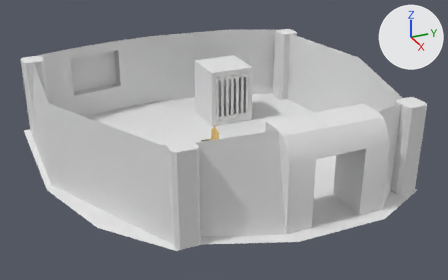
A saved change to the FBX model Assets/3D-Models/Cave Block Out (1).fbx.
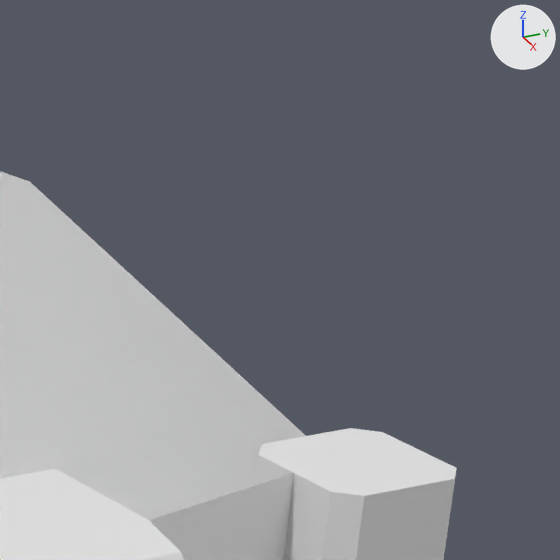
Each version appears first whole from a 50 mm lens placed at (15.75, -6.81, 8.31), pointed at (-0.29, 0.41, 0.29), and next in a close-up on the part from 79% to 99% of the width and 10% to 42% of the height. Arrows for +X, +Y and +Z are at upper right; the lights stay in place. The last two pictures show the newer version. Where no turn or scale is listed for an object, it has been applied to the vertices.

The first close-up shows 'Cave Entrance', 'Column001', 'Wall (Front Left)', 'Wall (R)'.
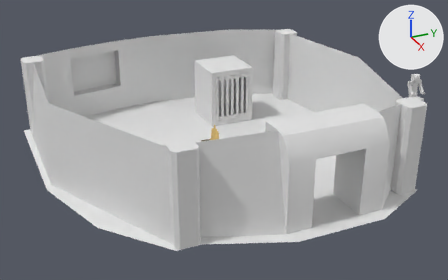
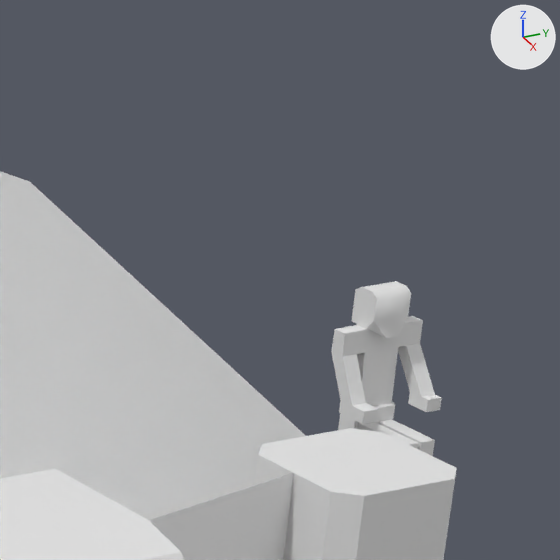
Where the change shows, as pixel boxes (x1, y1, x2, y2) in the close-ups (560 x 560 px):
'Goblin Victim', added: after (331, 281, 442, 456)

Edits to the bpy script that builds the scene:
```text
Add me_mesh_015:
    me_mesh_015.from_pydata(...)  # 138 vertices, 272 faces; spans x -0.096..0.476, y -0.29..0.29, z -0.212..0.728
Add ob_goblin_victim:
    ob_goblin_victim = bpy.data.objects.new('Goblin Victim', me_mesh_015)
    ob_goblin_victim.location = (-1.245, 8.573, 0.291)
```
